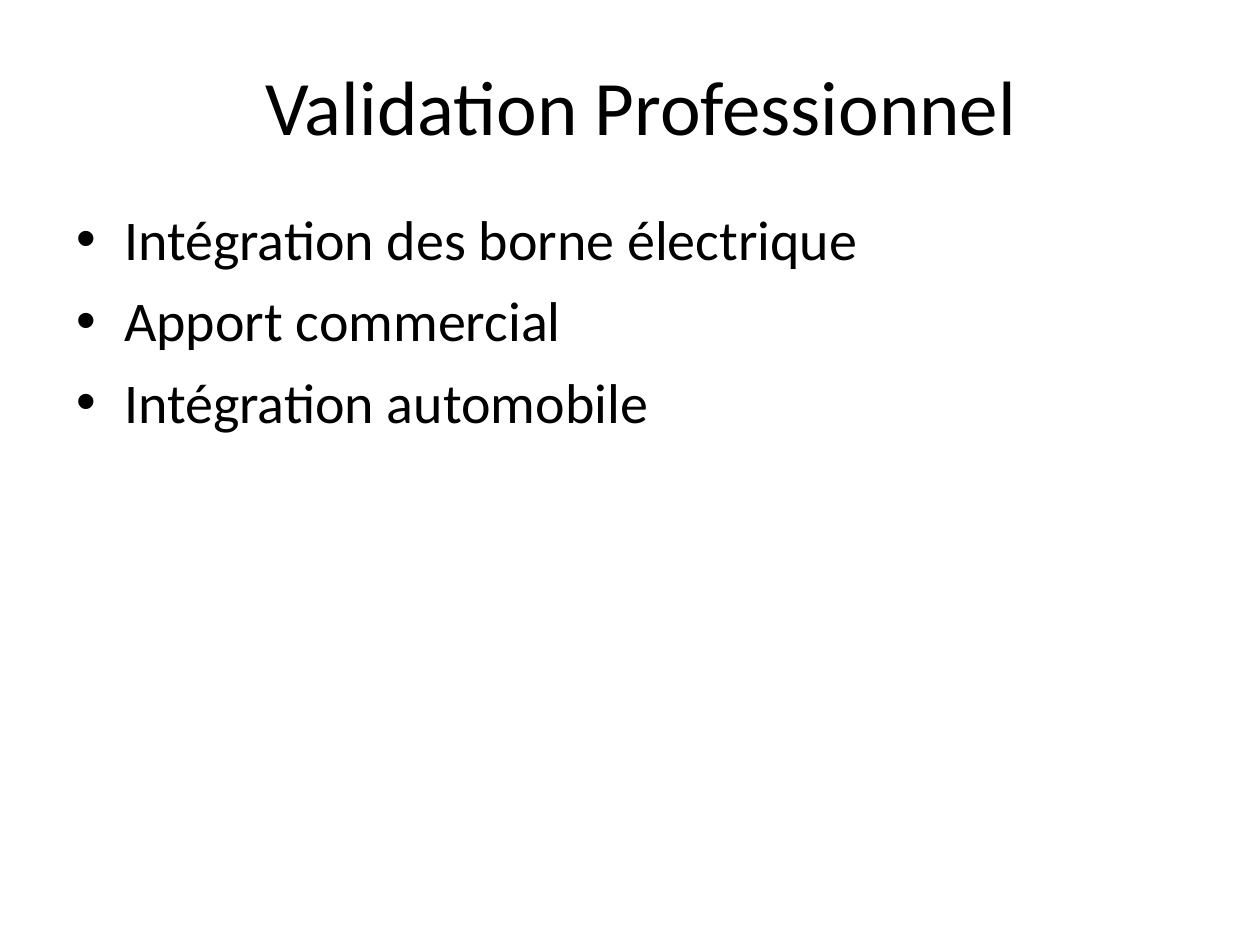
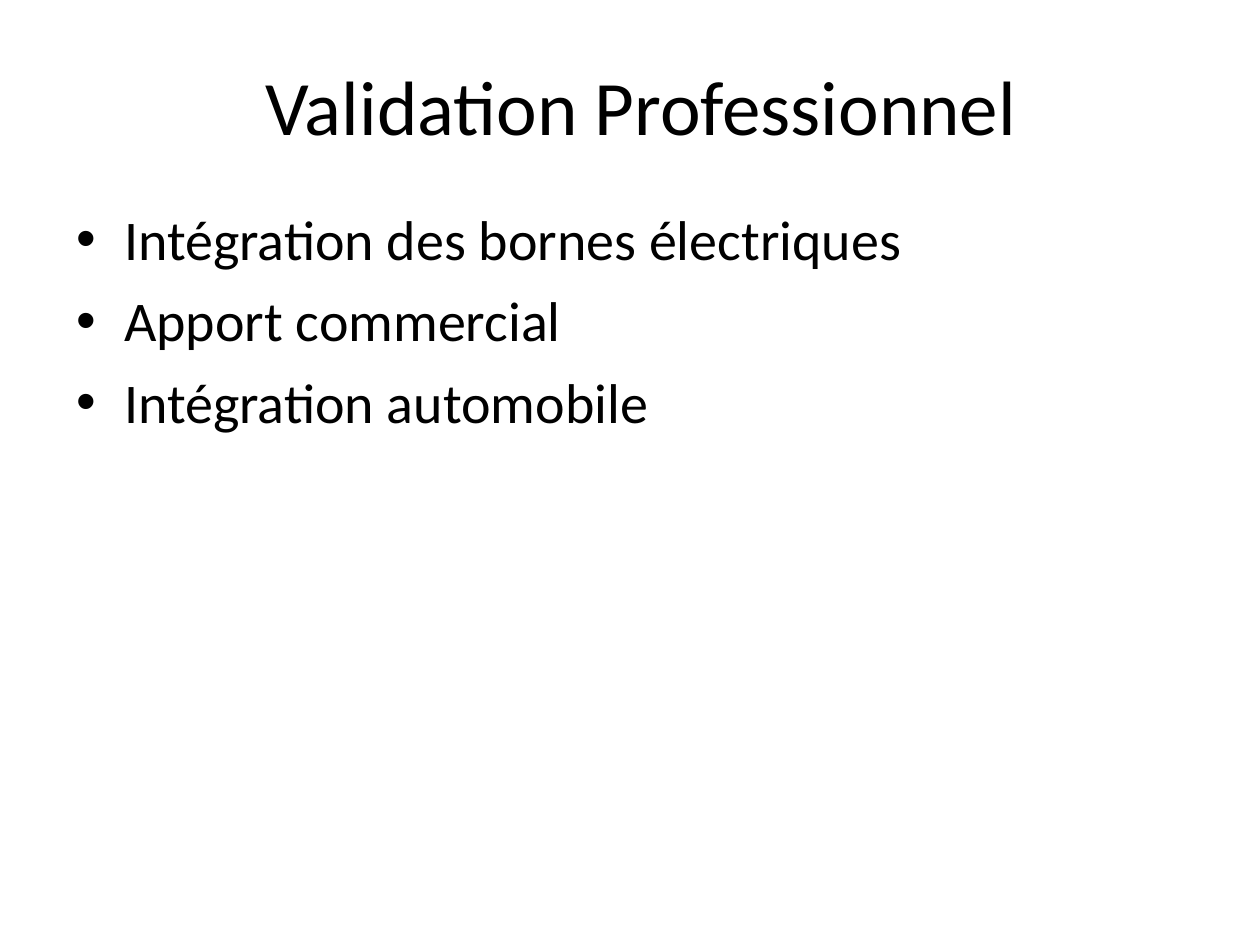
Before and after one commit to gestinronan/Projet-BMA, a slide deck: slide 9 of Documents/ppt-final.ppt. Drawn at 1260x945 pixels with LibreOffice and Linux fonts; fonts in the diff are those of the drawing; background and template pictures are left out. Boxes give left, top, right and bottom in pixels: in the first picture for what was removed or moved away, otherwise in the second. Text is boxed around its words. In the diff, an @@ line names an element or a change of style, - is before the commit and + after.

```diff
--- a/Documents/ppt-final.ppt
+++ b/Documents/ppt-final.ppt
@@ text at [124, 221, 901, 270]: text changed @@
-• Intégration des borne électrique
+• Intégration des bornes électriques
```
Also in this commit, not shown: 4 other slides changed.
